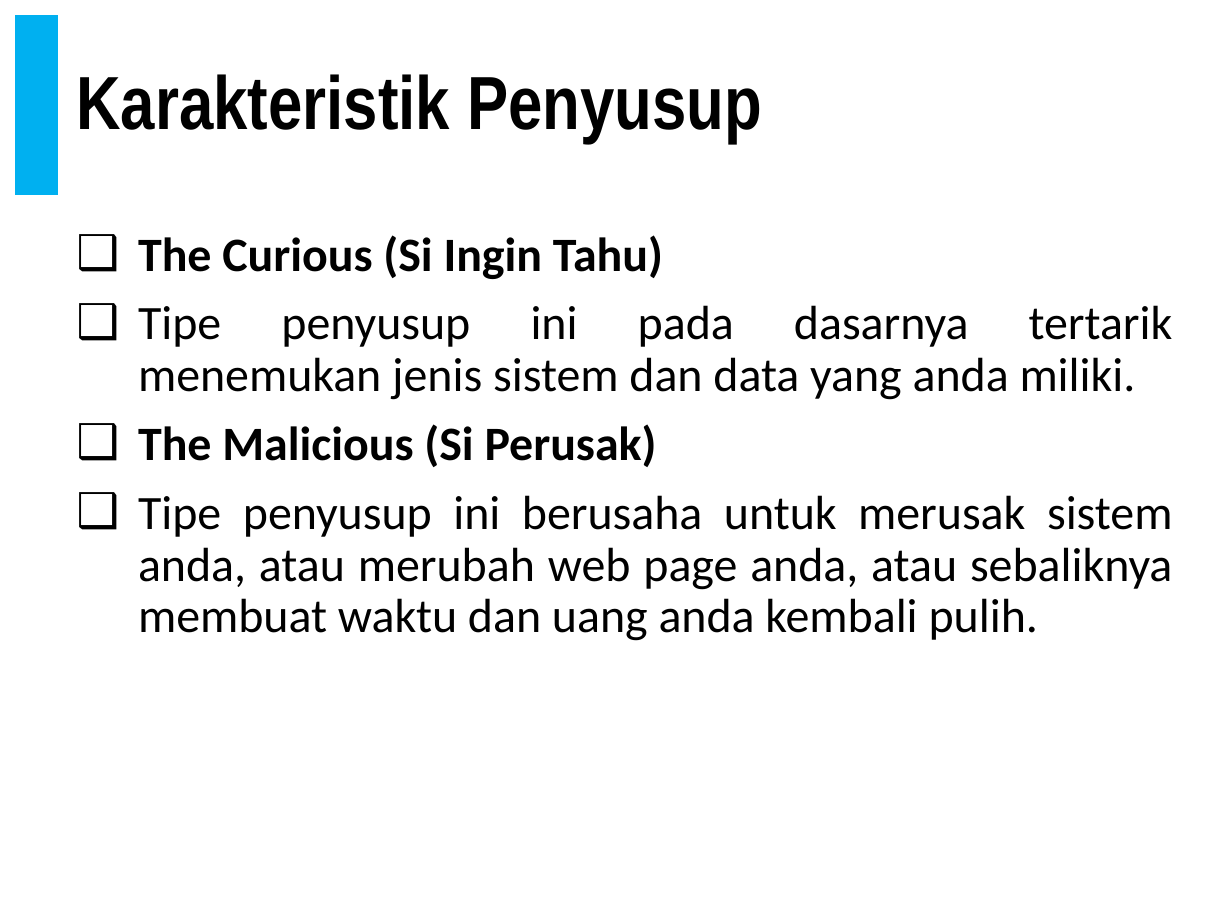
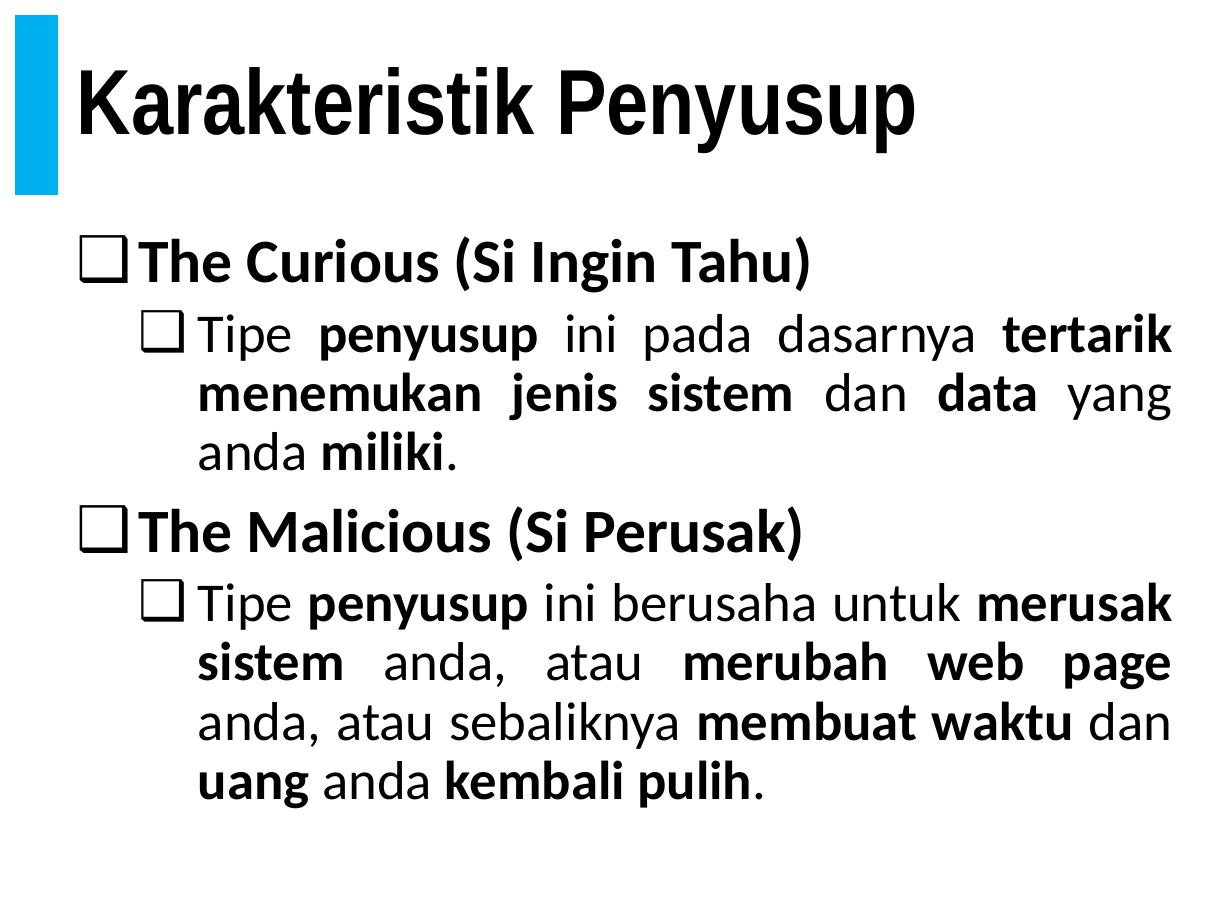
Before and after one commit to doniaft/Keamanan-Informasi, a slide deck: slide 32 of 1. Bahan Ajar/02. Keamanan Informasi - Attack Tree.pptx (slide 33 before the commit). Drawn at 1232x924 pixels with LibreOffice and Linux fonts; fonts in the diff are those of the drawing. Boxes give left, top, right and bottom in pixels: in the first picture for what was removed or moved away, otherwise in the second. Text is boxed around its words. In the diff, an @@ line names an element or a change of style, - is before the commit and + after.

```diff
--- a/1. Bahan Ajar/02. Keamanan Informasi - Attack Tree.pptx
+++ b/1. Bahan Ajar/02. Keamanan Informasi - Attack Tree.pptx
@@ title "Karakteristik Penyusup" at box(76, 67, 918, 152): size 44 to 54 pt @@
@@ text "The Curious (Si Ingin Tahu)" at box(138, 236, 1173, 809): size 28 to 36 pt in "The Curious (Si Ingin Tahu)", "The Malicious (Si Perusak)"; size 28 to 32 pt in "Tipe penyusup ini pada dasarnya tertarik menemukan ...", "Tipe penyusup ini berusaha untuk merusak sistem ..."; bold on in "penyusup tertarik menemukan jenis sistem data miliki.", "penyusup merusak sistem merubah web page membuat ..."; list level 1 to 2 in "Tipe penyusup ini pada dasarnya ..."; list level 1 to 2 in "Tipe penyusup ini berusaha untuk ..." @@
```
Also in this commit, not shown: 19 other slides changed, 1 slide removed, 2 other files.
